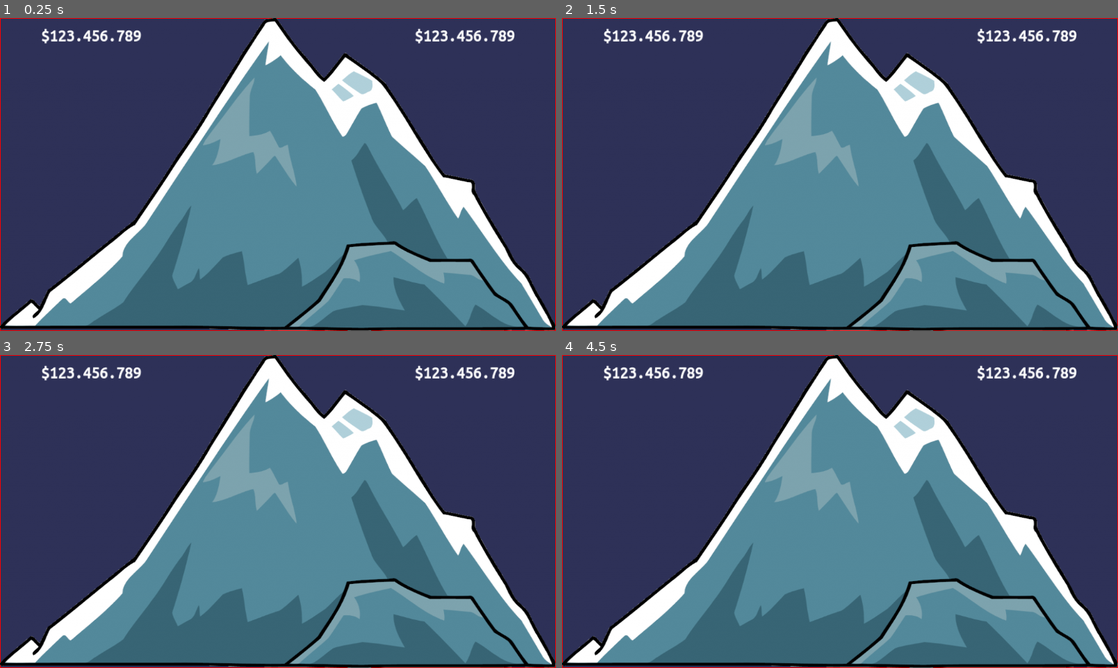
Above: before the commit, frames 1-4 (two rows, left to right).
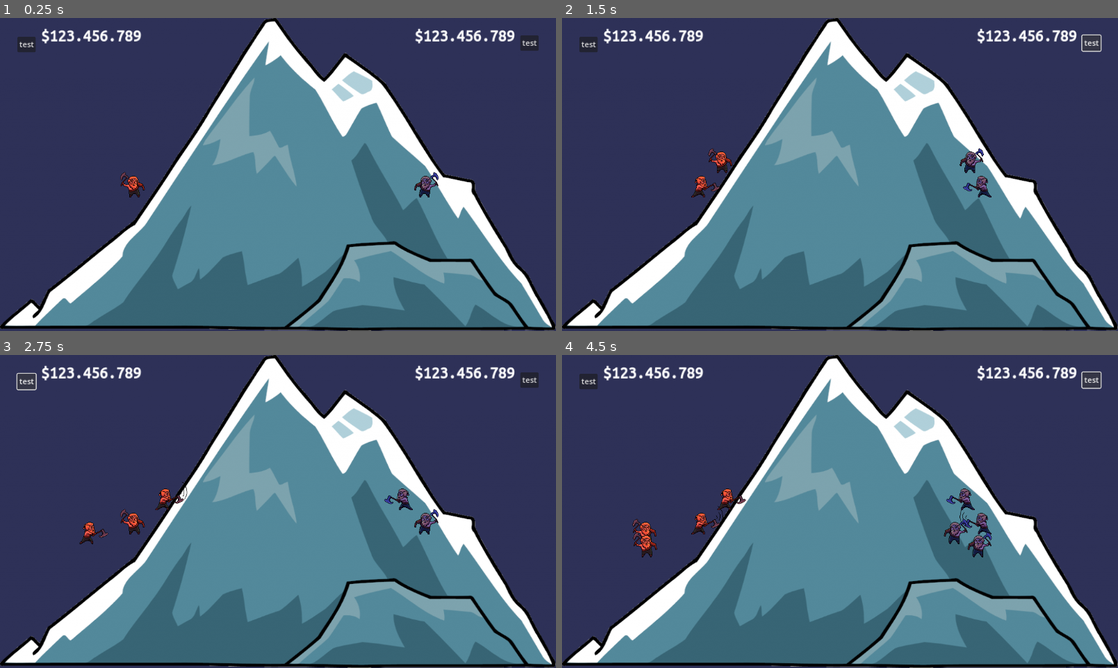
Above: after the commit, the same moments.

Repository: kwint/nfc-card-game
Game: Godot game, scene res://Scenes/Dashboard.tscn
The game is run twice, just before and just after one commit, with the same random seed, the same clock (stepped at 60 frames per second) and the same inputs.
Inputs (mouse positions are in pixels of both pictures, inside the frame that each line leads up to):
- Up to frame 1 (0.25 s): no input
- Up to frame 2 (1.5 s): click (589, 43) at 0.5 s, where only the run after the commit has a clickable "test"; click (1090, 43) at 1.25 s, where only the run after the commit has a clickable "test"
- Up to frame 3 (2.75 s): click (27, 380) at 2 s, where only the run after the commit has a clickable "test"
- Up to frame 4 (4.5 s): click (1090, 380) at 2.75 s, where only the run after the commit has a clickable "test"; click (589, 380) at 3.5 s, where only the run after the commit has a clickable "test"; click (1090, 380) at 4.25 s, where only the run after the commit has a clickable "test"

The runs differ from the first frame. In frame 1, 1.3% of the frame differs, in the area x 0-100%, y 0-100%; in frame 2, 1.6%; in frame 3, 1.7%; in frame 4, 2.2%.

Commit message:
Spread miners, properly place them, add colored sides

Diff:
--- a/dashboard/Scenes/Dashboard.tscn
+++ b/dashboard/Scenes/Dashboard.tscn
@@ -1,7 +1,8 @@
-[gd_scene load_steps=4 format=3 uid="uid://ca1ddejybbu0g"]
+[gd_scene load_steps=5 format=3 uid="uid://ca1ddejybbu0g"]
 
 [ext_resource type="Texture2D" uid="uid://spx3oh7upq1v" path="res://Sprites/mountain.png" id="1_tusvk"]
 [ext_resource type="Theme" uid="uid://n2sj11gmuqmo" path="res://Themes/Money font.tres" id="2_1f4xi"]
+[ext_resource type="Script" path="res://Scripts/MinerGrid.gd" id="3_gpr4m"]
 
 [sub_resource type="StyleBoxTexture" id="StyleBoxTexture_w6uij"]
 
@@ -37,7 +38,6 @@
 [node name="ReferenceRect" type="ReferenceRect" parent="Viewport/AspectRatioContainer"]
 layout_mode = 2
 border_width = 2.0
-editor_only = false
 
 [node name="Mountain" type="TextureRect" parent="Viewport/AspectRatioContainer/ReferenceRect"]
 layout_mode = 1
@@ -48,6 +48,21 @@
 grow_vertical = 2
 texture = ExtResource("1_tusvk")
 expand_mode = 3
+
+[node name="HSplitContainer" type="HSplitContainer" parent="Viewport/AspectRatioContainer"]
+layout_mode = 2
+split_offset = 576
+dragger_visibility = 1
+
+[node name="MinerGridLeft" type="ReferenceRect" parent="Viewport/AspectRatioContainer/HSplitContainer"]
+layout_mode = 2
+border_color = Color(0, 0, 100, 1)
+border_width = 2.0
+
+[node name="MinerGridRight" type="ReferenceRect" parent="Viewport/AspectRatioContainer/HSplitContainer"]
+layout_mode = 2
+border_color = Color(0, 100, 0, 1)
+border_width = 2.0
 
 [node name="MoneyLeft" type="MarginContainer" parent="Viewport"]
 layout_mode = 1
@@ -83,8 +98,37 @@
 text = "$123.456.789"
 horizontal_alignment = 2
 
-[node name="Node2D" type="Node2D" parent="."]
-visible = false
+[node name="MinersLeft" type="Node2D" parent="." node_paths=PackedStringArray("reference_grid")]
+script = ExtResource("3_gpr4m")
+color = Color(1, 0.5, 0.5, 1)
+reference_grid = NodePath("../Viewport/AspectRatioContainer/HSplitContainer/MinerGridLeft")
+
+[node name="MinersRight" type="Node2D" parent="." node_paths=PackedStringArray("reference_grid")]
+script = ExtResource("3_gpr4m")
+flipped = true
+color = Color(0.5, 0.5, 1, 1)
+reference_grid = NodePath("../Viewport/AspectRatioContainer/HSplitContainer/MinerGridRight")
 
 [node name="Camera2D" type="Camera2D" parent="."]
 anchor_mode = 0
+
+[node name="TestButtonLeft" type="Button" parent="."]
+offset_left = 36.0
+offset_top = 39.0
+offset_right = 74.0
+offset_bottom = 70.0
+text = "test"
+
+[node name="TestButtonRight" type="Button" parent="."]
+anchors_preset = 1
+anchor_left = 1.0
+anchor_right = 1.0
+offset_left = -74.0
+offset_top = 36.0
+offset_right = -36.0
+offset_bottom = 67.0
+grow_horizontal = 0
+text = "test"
+
+[connection signal="pressed" from="TestButtonLeft" to="MinersLeft" method="add_miner"]
+[connection signal="pressed" from="TestButtonRight" to="MinersRight" method="add_miner"]
--- /dev/null
+++ b/dashboard/Scenes/Miner.tscn
@@ -0,0 +1,10 @@
+[gd_scene load_steps=2 format=3 uid="uid://dnds5cruhe2uo"]
+
+[ext_resource type="SpriteFrames" uid="uid://cnyvuugqqjwti" path="res://Sprites/Miner/Miner.tres" id="1_dw4to"]
+
+[node name="Miner" type="Node2D"]
+position = Vector2(287, 405)
+
+[node name="AnimatedSprite2D" type="AnimatedSprite2D" parent="."]
+sprite_frames = ExtResource("1_dw4to")
+autoplay = "default"
--- /dev/null
+++ b/dashboard/Scripts/MinerGrid.gd
@@ -0,0 +1,71 @@
+extends Node2D
+
+const MINER_PREFAB = preload("res://Scenes/Miner.tscn");
+
+@export var flipped: bool;
+@export var color: Color = Color.WHITE;
+@export var reference_grid: Control;
+
+var miners = [];
+var noise = FastNoiseLite.new()
+
+
+func _ready():
+	get_viewport().connect("size_changed", reposition_miners, CONNECT_DEFERRED);
+
+	self.add_miner.call_deferred()
+
+
+func _process(delta):
+	pass
+
+
+func add_miner():
+	var miner = MINER_PREFAB.instantiate();
+	miner.position = self.get_miner_position(self.miners.size());
+
+	if self.flipped:
+		miner.scale.x *= -1;
+
+	if self.color != null:
+		miner.modulate = self.color;
+
+	self.miners.append(miner);
+	self.add_child(miner);
+
+
+func reposition_miners():
+	for i in range(self.miners.size()):
+		var miner = self.miners[i];
+		miner.position = self.get_miner_position(i);
+
+
+func get_miner_position(index: int) -> Vector2:
+	if self.reference_grid == null:
+		return Vector2.ZERO;
+
+	var rect = self.reference_grid.get_global_rect();
+
+	var diagnal_position_factor = self.noise.get_noise_1d(float(index) * 100.0);
+	diagnal_position_factor = scale_float(diagnal_position_factor, -1.0, 1.0, 0.0, 1.0);
+
+	var offset = rect.size * diagnal_position_factor;
+	# TODO: invert x, do this in a different way?
+	if !self.flipped:
+		offset.x = abs(offset.x - rect.size.x);
+
+	var horizontal_shift = self.noise.get_noise_1d(float(index) * 38.123);
+	horizontal_shift = scale_float(horizontal_shift, -1.0, 1.0, -0.5, 0.5);
+	offset.x += rect.size.x * horizontal_shift;
+
+	return rect.position + offset;
+
+
+func scale_float(value: float, from_min: float, from_max: float, to_min: float, to_max: float) -> float:
+	value = clampf(value, from_min, from_max);
+
+	var from_diff = from_max - from_min;
+	var to_diff = to_max - to_min;
+	var factor = (value - from_min) / from_diff;
+
+	return to_min + to_diff * factor;
--- /dev/null
+++ b/dashboard/Sprites/Miner/Miner.tres
@@ -0,0 +1,39 @@
+[gd_resource type="SpriteFrames" load_steps=6 format=3 uid="uid://cnyvuugqqjwti"]
+
+[ext_resource type="Texture2D" uid="uid://dbwhfnvs3px2h" path="res://Sprites/Warrior_1/Attack_1-shifted.png" id="1_q8noq"]
+
+[sub_resource type="AtlasTexture" id="AtlasTexture_pcd6q"]
+atlas = ExtResource("1_q8noq")
+region = Rect2(0, 0, 96, 96)
+
+[sub_resource type="AtlasTexture" id="AtlasTexture_oo0q2"]
+atlas = ExtResource("1_q8noq")
+region = Rect2(96, 0, 96, 96)
+
+[sub_resource type="AtlasTexture" id="AtlasTexture_got5f"]
+atlas = ExtResource("1_q8noq")
+region = Rect2(192, 0, 96, 96)
+
+[sub_resource type="AtlasTexture" id="AtlasTexture_15ui0"]
+atlas = ExtResource("1_q8noq")
+region = Rect2(288, 0, 96, 96)
+
+[resource]
+animations = [{
+"frames": [{
+"duration": 1.0,
+"texture": SubResource("AtlasTexture_pcd6q")
+}, {
+"duration": 1.0,
+"texture": SubResource("AtlasTexture_oo0q2")
+}, {
+"duration": 1.0,
+"texture": SubResource("AtlasTexture_got5f")
+}, {
+"duration": 1.0,
+"texture": SubResource("AtlasTexture_15ui0")
+}],
+"loop": true,
+"name": &"default",
+"speed": 5.0
+}]
Binary file added: dashboard/Sprites/Warrior_1/Attack_1-shifted.png
Not shown, added: dashboard/Sprites/Warrior_1/Attack_1-shifted.png.import
